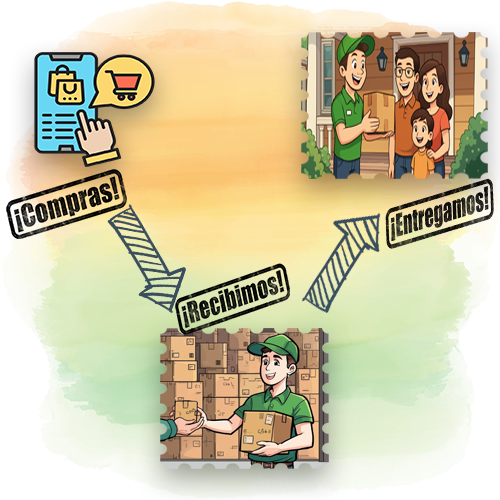
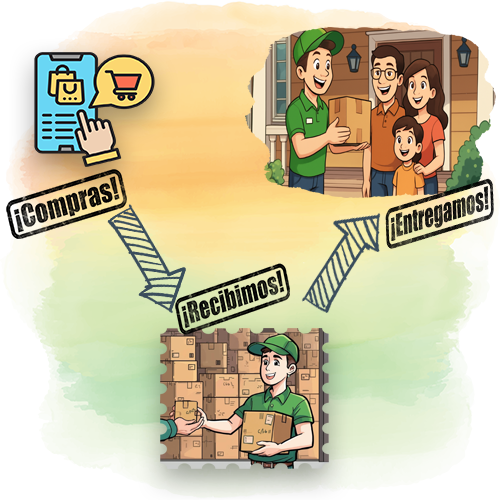
Comparing the layer stacks of the two 500px x 500px images. Changes:
added layer "Capa 7" above "Capa 6" over [245, 27, 496, 198]
hid "Capa 6", painted on it over [245, 32, 489, 190]
